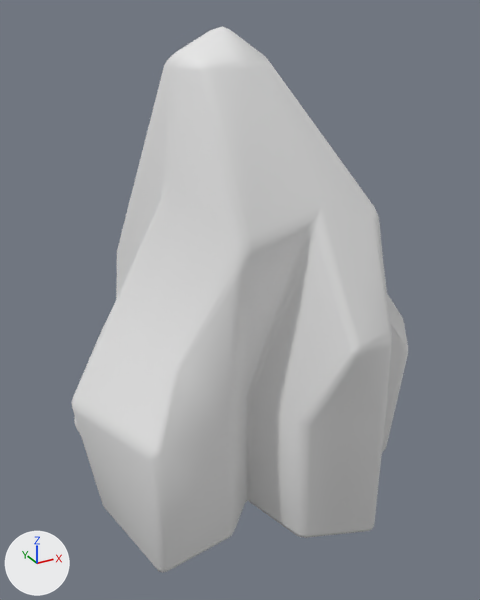
Before and after pictures for a commit that changed the FBX model Assets/Environment/Props/Stones/Normal Rocks V1 FBX/Models/NormalRock10.fbx.
Rendered twice from a 50 mm lens placed at (-1.68, -2.83, 2.42), pointed at (-0.16, -0.06, 1.04). The axes (+X, +Y, +Z) are drawn at lower left. The lights are the same throughout. The older version comes first.

In view in the first picture: 'NormalRock10'.
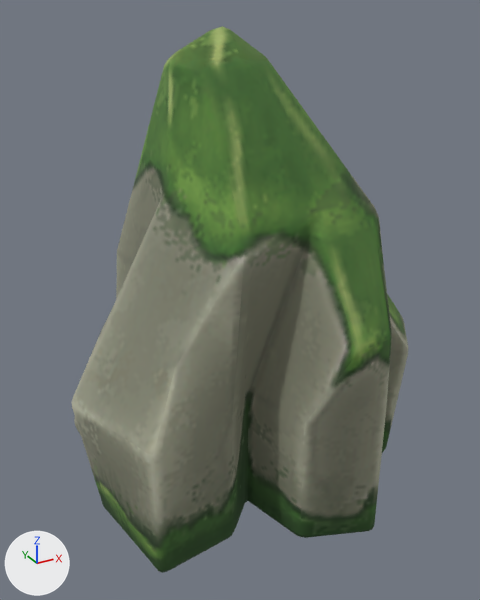
Where the newer file only moved an object's origin or applied its transform, the numbers keep the older frame.

Location of each change, [x1, y1, x2, y2] in pixels of the pictures (480 x 600 px):
'NormalRock10', recoloured (darker)
    both: [72, 26, 408, 573]

The edits, one by one:
Picture 'Final_Mossy Rocks_BaseColor.png' (img_final_mossy_rocks_basecolor_png) is new.
Material 'Material.001' (mat_material_001) is new.
Its texture is img_final_mossy_rocks_basecolor_png.
Its roughness is 1.0.
me_cube_022 has 359 vertices, 357 faces and spans x -1.07..0.96, y -0.92..0.82, z 0.0..2.35.
me_cube_022 gains material mat_material_001 (picture img_final_mossy_rocks_basecolor_png).
